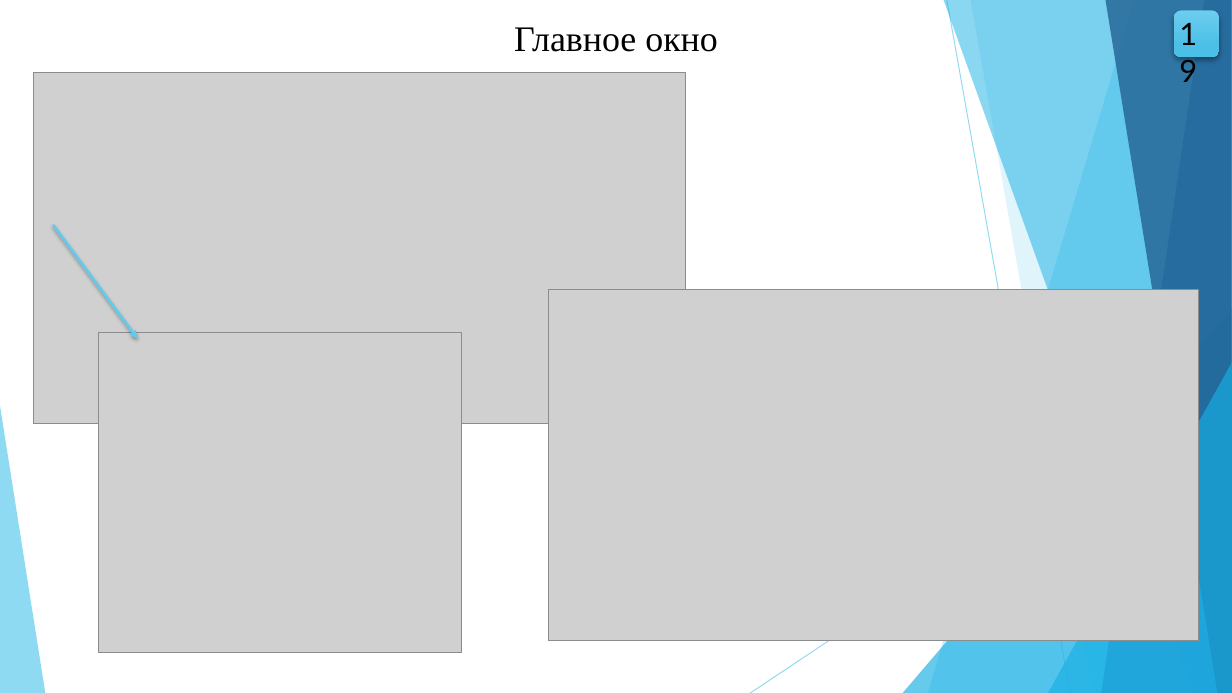
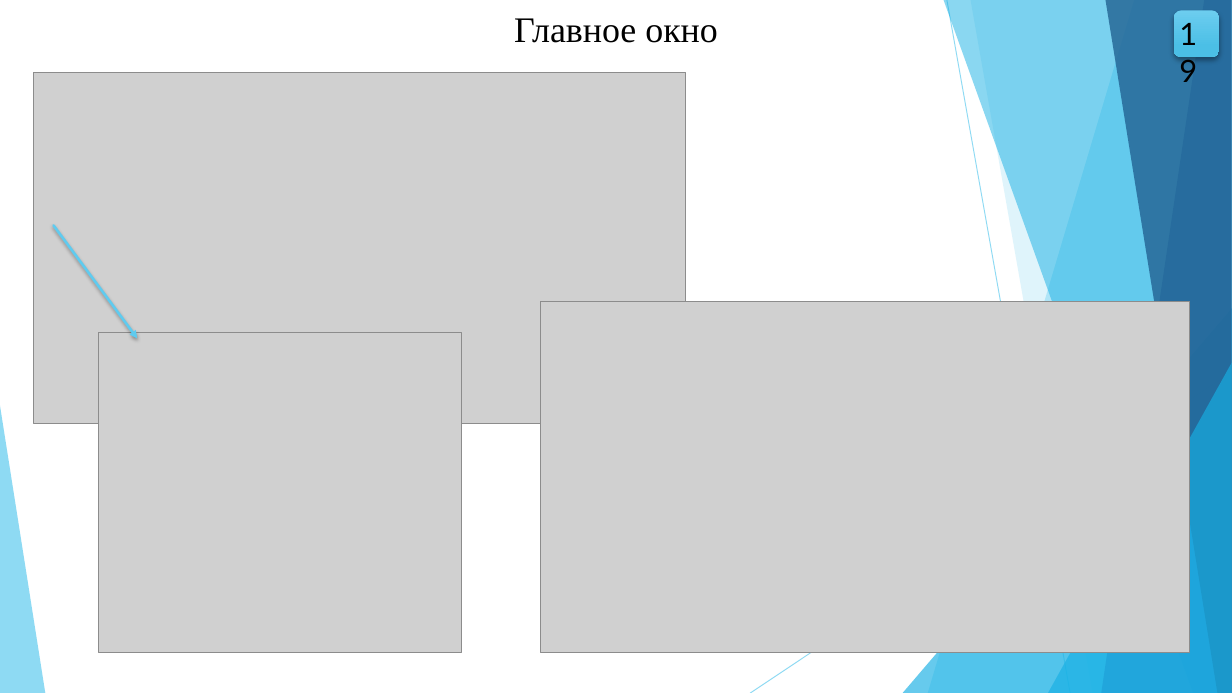
Before and after one commit to wolfufu/EpidemicModelsApp, a slide deck: slide 19 of VKR_Volkova_VMO41.pptx. Drawn at 1232x693 pixels with LibreOffice and Linux fonts; fonts in the diff are those of the drawing; grey boxes stand for pictures. Boxes give left, top, right and bottom in pixels: in the first picture for what was removed or moved away, otherwise in the second. Text is boxed around its words. In the diff, an @@ line names an element or a change of style, - is before the commit and + after.

```diff
--- a/VKR_Volkova_VMO41.pptx
+++ b/VKR_Volkova_VMO41.pptx
@@ text "Главное окно": place and size @@
-text "Главное окно" at (514,27,718,52)
+text "Главное окно" at (514,18,718,43)
@@ picture: place and size @@
-picture at (548,289,1199,640)
+picture at (541,302,1189,653)
```
Also in this commit, not shown: 13 other slides changed, 13 other files.
